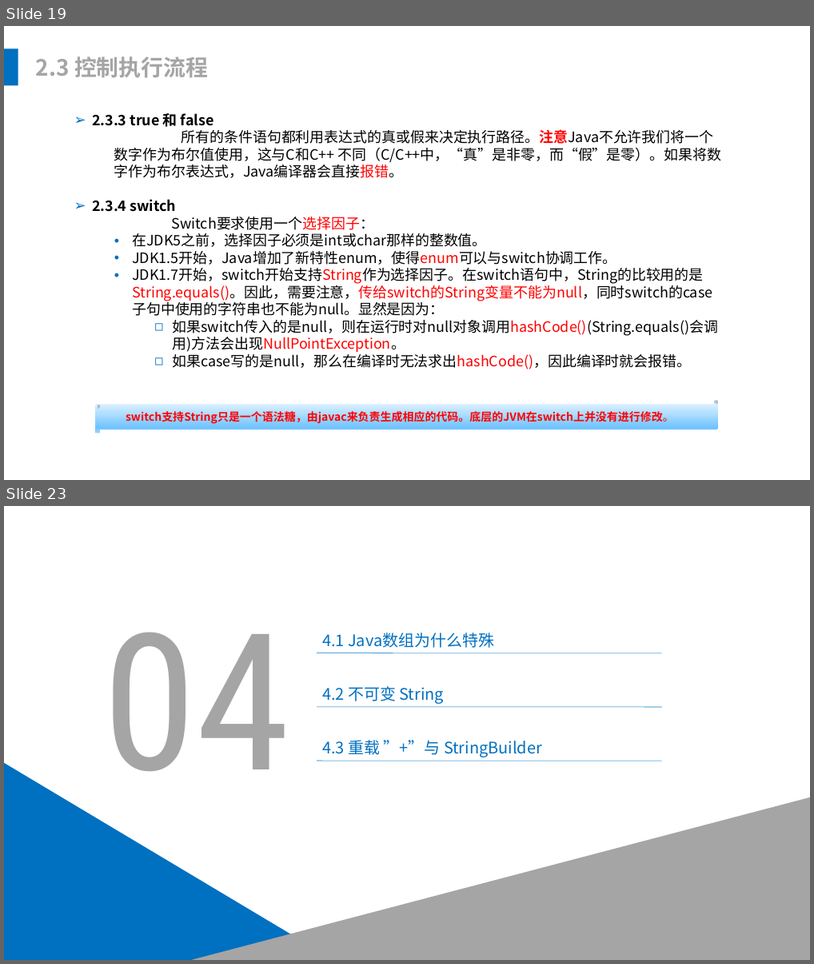
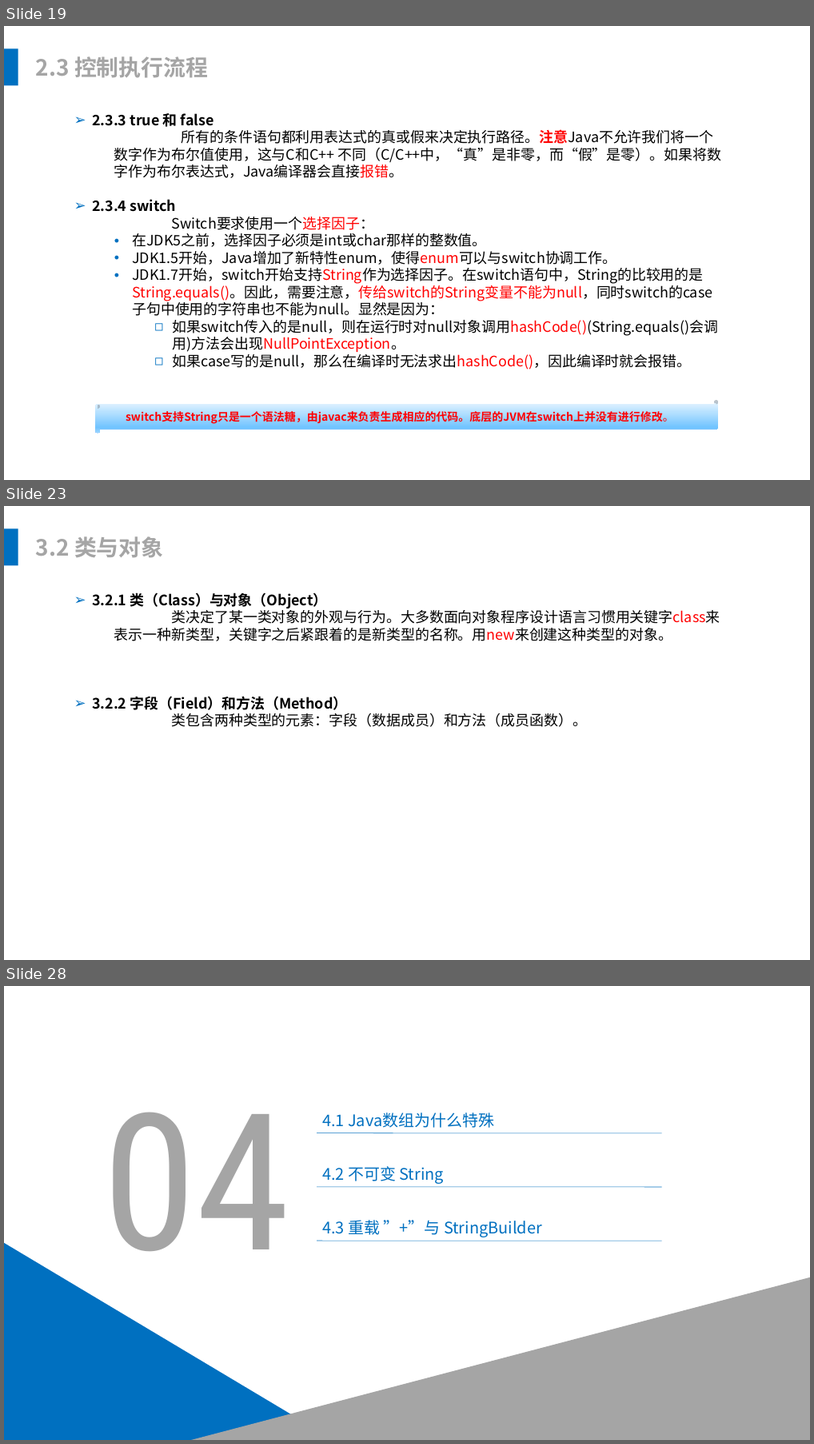
Before and after one commit to leonliu06/JavaTrainning, a slide deck: Java培训.pptx. Shown one above the other, each under a label of ours: slides 19 and 23 before the commit, slides 19, 23 and 28 after it; the slides between them are not shown. The pictures are 814x964 and 814x1444 pixels, drawn with LibreOffice and Linux fonts; fonts in the diff are those of the drawing. Boxes give left, top, right and bottom in pixels: in the first picture for what was removed or moved away, otherwise in the second. Text is boxed around its words. In the diff, an @@ line names an element or a change of style, - is before the commit and + after.

```diff
--- a/Java培训.pptx
+++ b/Java培训.pptx
@@ slide 23 added at bbox=[4, 506, 810, 960], background #FFFFFF @@
@@ rectangle added at bbox=[4, 529, 18, 566], fill #0070C0 @@
@@ text added at bbox=[36, 536, 163, 557], 28 pt, text #A5A5A5, bold @@
+3.2 类与对象
@@ text added at bbox=[92, 592, 721, 727], 18 pt, text #000000 @@
+➢ 3.2.1 类（Class）与对象（Object）
+  类决定了某一类对象的外观与行为。大多数面向对象程序设计语言习惯用关键字class来表示一种新类型，关键字之后紧跟着的是新类型的名称。用new来创建这种类型的对象。
+➢ 3.2.2 字段（Field）和方法（Method）
+  类包含两种类型的元素：字段（数据成员）和方法（成员函数）。
@@ what was slide 23 is now slide 28 @@
```
Also in this commit, not shown: 4 slides changed, 5 other slides added, 1 slide removed.
